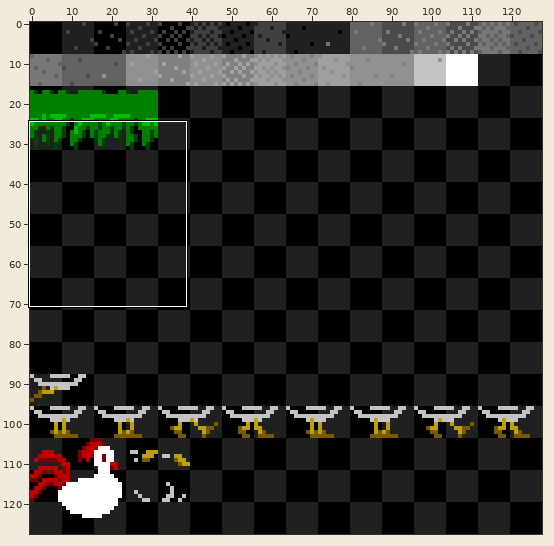
Sprite sheet, stored at kttgm.png. Above: a wide view before the commit, with the close-up outlined.
Close-up. First the earlier version:
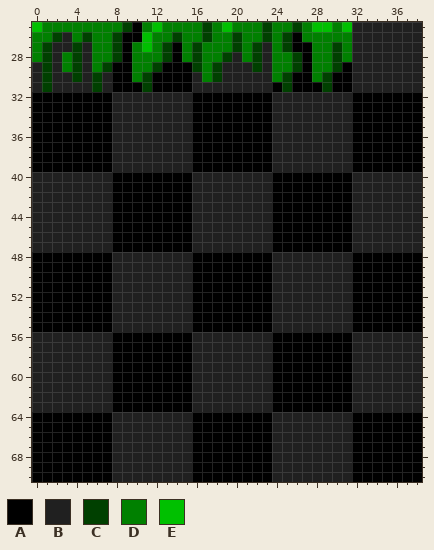
The file is 128x128 pixels. Colours within 5 levels of each other are drawn and written as one. Shown: x 0..38, y 25..70.
Palette (. is transparent): A #000000  B #202020  C #004000  D #008000  E #00c000
Pixels before, first column x 0:
25 EDDDDDDDDCADEDDDDCDEDDDCDDCDEEDEBBBBBBB
26 DDCBDCDDCAAEDDCDDCDDCDDCDCADDDDDBBBBBBB
27 DCBBCBDDCADEDCADCDDDCDCBDCAADDCDBBBBBBB
28 DCBDCBDDCADDDCADCDDCBDCBDDCADDCDBBBBBBB
29 BCBDCBDCAADDCAAACDCBBBCBDDCADDCABBBBBBB
30 BCBBCBCBAADCAAAABDCBBBBBDCAADCAABBBBBBB
31 BCBBBBCBAAACAAAABBBBBBBBACAAACAABBBBBBB
32 AAAAAAAABBBBBBBBAAAAAAAABBBBBBBBAAAAAAA
33 AAAAAAAABBBBBBBBAAAAAAAABBBBBBBBAAAAAAA
34 AAAAAAAABBBBBBBBAAAAAAAABBBBBBBBAAAAAAA
35 AAAAAAAABBBBBBBBAAAAAAAABBBBBBBBAAAAAAA
36 AAAAAAAABBBBBBBBAAAAAAAABBBBBBBBAAAAAAA
37 AAAAAAAABBBBBBBBAAAAAAAABBBBBBBBAAAAAAA
38 AAAAAAAABBBBBBBBAAAAAAAABBBBBBBBAAAAAAA
39 AAAAAAAABBBBBBBBAAAAAAAABBBBBBBBAAAAAAA
40 BBBBBBBBAAAAAAAABBBBBBBBAAAAAAAABBBBBBB
41 BBBBBBBBAAAAAAAABBBBBBBBAAAAAAAABBBBBBB
42 BBBBBBBBAAAAAAAABBBBBBBBAAAAAAAABBBBBBB
43 BBBBBBBBAAAAAAAABBBBBBBBAAAAAAAABBBBBBB
44 BBBBBBBBAAAAAAAABBBBBBBBAAAAAAAABBBBBBB
45 BBBBBBBBAAAAAAAABBBBBBBBAAAAAAAABBBBBBB
46 BBBBBBBBAAAAAAAABBBBBBBBAAAAAAAABBBBBBB
47 BBBBBBBBAAAAAAAABBBBBBBBAAAAAAAABBBBBBB
48 AAAAAAAABBBBBBBBAAAAAAAABBBBBBBBAAAAAAA
49 AAAAAAAABBBBBBBBAAAAAAAABBBBBBBBAAAAAAA
50 AAAAAAAABBBBBBBBAAAAAAAABBBBBBBBAAAAAAA
51 AAAAAAAABBBBBBBBAAAAAAAABBBBBBBBAAAAAAA
52 AAAAAAAABBBBBBBBAAAAAAAABBBBBBBBAAAAAAA
53 AAAAAAAABBBBBBBBAAAAAAAABBBBBBBBAAAAAAA
54 AAAAAAAABBBBBBBBAAAAAAAABBBBBBBBAAAAAAA
55 AAAAAAAABBBBBBBBAAAAAAAABBBBBBBBAAAAAAA
56 BBBBBBBBAAAAAAAABBBBBBBBAAAAAAAABBBBBBB
57 BBBBBBBBAAAAAAAABBBBBBBBAAAAAAAABBBBBBB
58 BBBBBBBBAAAAAAAABBBBBBBBAAAAAAAABBBBBBB
59 BBBBBBBBAAAAAAAABBBBBBBBAAAAAAAABBBBBBB
60 BBBBBBBBAAAAAAAABBBBBBBBAAAAAAAABBBBBBB
61 BBBBBBBBAAAAAAAABBBBBBBBAAAAAAAABBBBBBB
62 BBBBBBBBAAAAAAAABBBBBBBBAAAAAAAABBBBBBB
63 BBBBBBBBAAAAAAAABBBBBBBBAAAAAAAABBBBBBB
64 AAAAAAAABBBBBBBBAAAAAAAABBBBBBBBAAAAAAA
65 AAAAAAAABBBBBBBBAAAAAAAABBBBBBBBAAAAAAA
66 AAAAAAAABBBBBBBBAAAAAAAABBBBBBBBAAAAAAA
67 AAAAAAAABBBBBBBBAAAAAAAABBBBBBBBAAAAAAA
68 AAAAAAAABBBBBBBBAAAAAAAABBBBBBBBAAAAAAA
69 AAAAAAAABBBBBBBBAAAAAAAABBBBBBBBAAAAAAA
70 AAAAAAAABBBBBBBBAAAAAAAABBBBBBBBAAAAAAA
Now the later version:
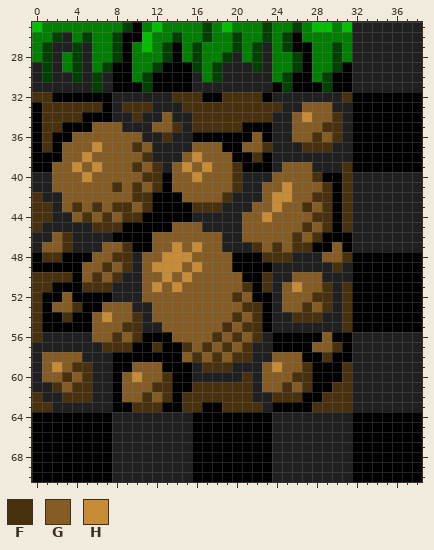
Colours new in this view: F #4a310d  G #845c24  H #c88b36
Author's note on the commit: rock palette and sprites
Diff:
Changed rows in their new state; - is an unchanged pixel.
first column x 0:
31 -B------------------------------
32 FF------------FFF--FFFF--------F
33 -FFFFFF--FFF---FFFFFFFFFF--GGG--
34 -FFFF-----F--G--FFFFFFFF--GHGGF-
35 -FF---GGG---GGF-FFFFF-----GGGFF-
36 -F--GGGGGGG--F--------G---GGFGF-
37 -F-GGGHGGGFG----GGG--GGF---FFF--
38 ---GGHGGGGGF---GHGGG--F---------
39 --GGHGHGGGFGF-GHGHGGF----GGG---F
40 --GGGHGGGGGFF-GGHGGGF---GGGGF--F
41 --GGGGGGFGFGF-GGGGGGF--GGHGGGF-F
42 F--GGGGGGGFF---GGGGF---GHHGGFF-F
43 FF-GFGFGFFGF----FFF---GGHGGFGF-F
44 FF--GFGFGFF----------GGHGGGGFF-F
45 F-----FFF-----GGG----GGGGGGFGF-F
46 --GF--------GGGGGGG--GGGGGFGF---
47 -GGF---GGF--GGHGHGG---FGFGFF--G-
48 -FF---GGFF-GGHHHGGGG---FFF---GGF
49 -----GGFGF-GHHHGHGGG----------F-
50 FFFF-GFGF--GGHGHGGGGG--F--GGG---
51 FF---FFF---GHGHGGGGGGF-F-GHGGF-F
52 F--G-------GGGGGGGGGFG---GGGFF-F
53 F-GGF--GGG--GGGGGGGGGFF--GGFGF-F
54 F--F--GHGGF-GGGGGGGGFGF---FFF--F
55 F-----GGGFF--GGGGGGFGFF--------F
56 F-----GGFGF---GGGGFGFGF------G--
57 -------FFF--F--FGFGFGF------GGF-
58 -GGGG----------GFGFGFF--GGG--F--
59 -GHGFF----GGG----FFF---GHGGF---F
60 -GGFGF---GHGGF-------F-GGGFF---F
61 --FGFF---GGGFF--FFFFFF-GGFGF--FF
62 F--FFF---GGFGF-FFFFFFF--FFF--FFF
63 FF--------FFF--FFAAFFFF-----FFFF
